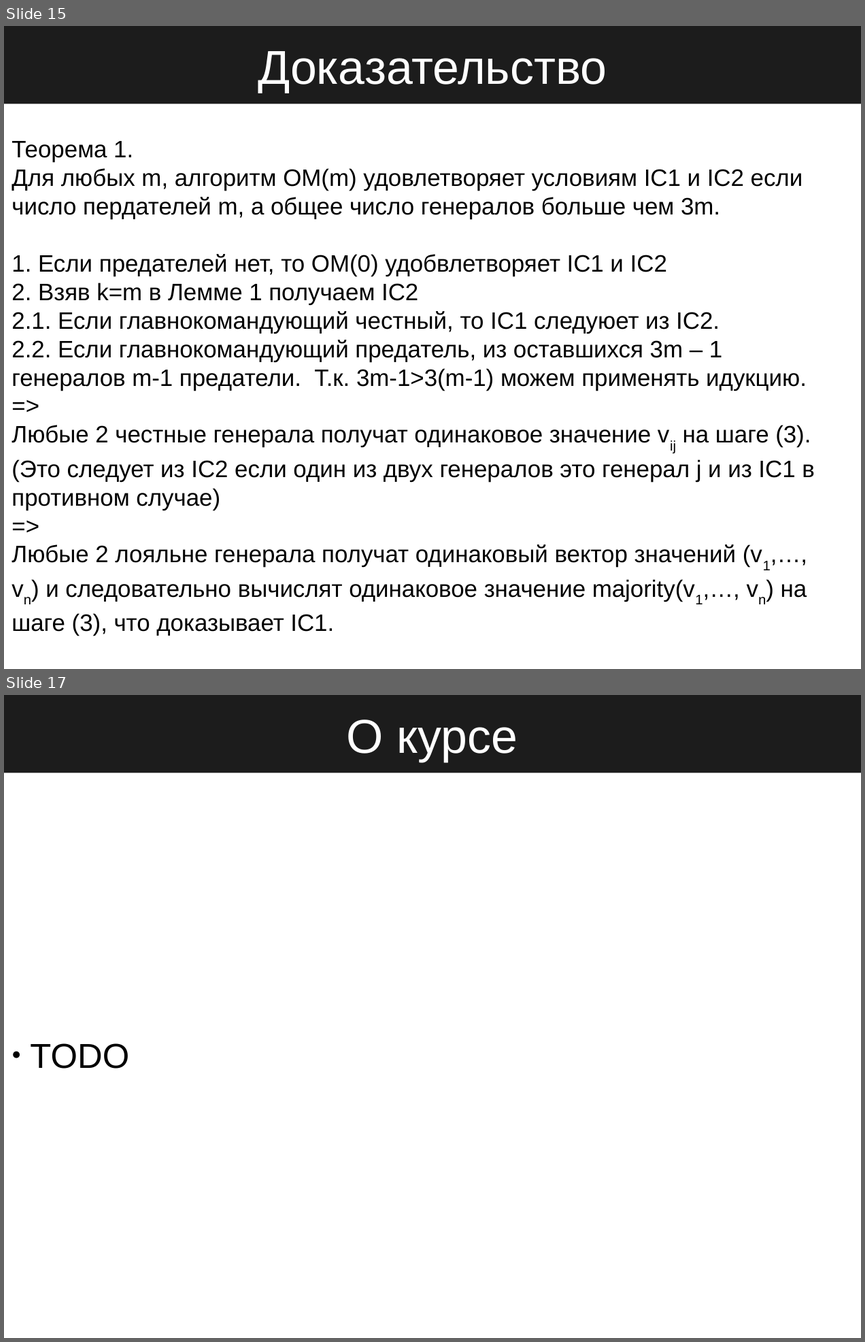
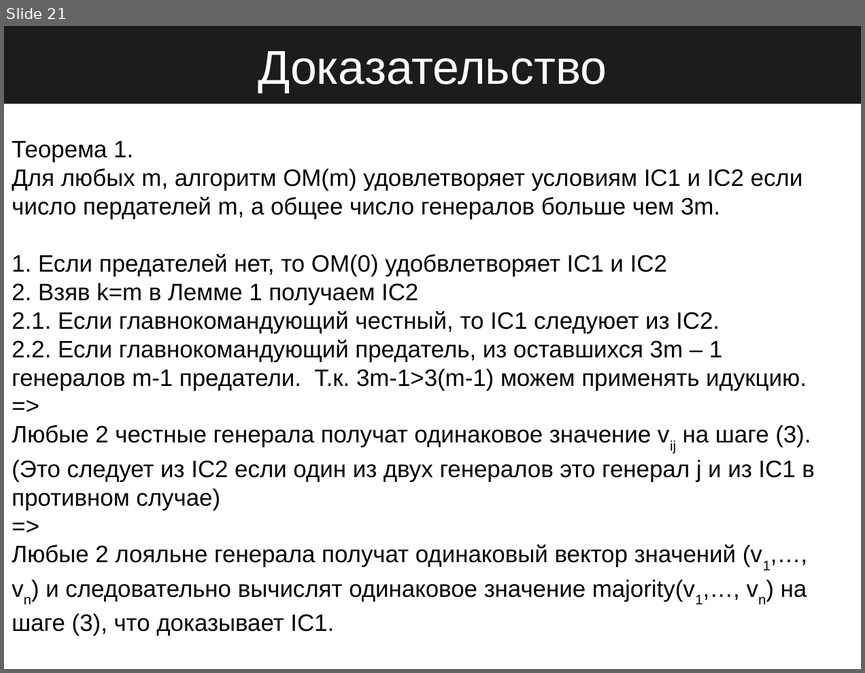
Before and after one commit to StateProof/blockchainClass, a slide deck: executive/1.Intro.odp. Shown one above the other, each under a label of ours: slides 15 and 17 before the commit, slide 21 after it; the slides between them are not shown. The pictures are 865x1342 and 865x673 pixels, drawn with LibreOffice and Linux fonts; fonts in the diff are those of the drawing. Boxes give left, top, right and bottom in pixels: in the first picture for what was removed or moved away, otherwise in the second. Text is boxed around its words. In the diff, an @@ line names an element or a change of style, - is before the commit and + after.

```diff
--- a/executive/1.Intro.odp
+++ b/executive/1.Intro.odp
@@ slide 17 removed at <box>4,695,861,1338</box>, background #FFFFFF @@
@@ title removed at <box>4,695,861,773</box> @@
-О курсе
@@ subtitle removed at <box>30,1043,129,1068</box> @@
-● TODO
@@ what was slide 15 is now slide 21 @@
```
Also in this commit, not shown: 3 slides changed, 19 slides added, 1 other slide removed, 4 other files.
